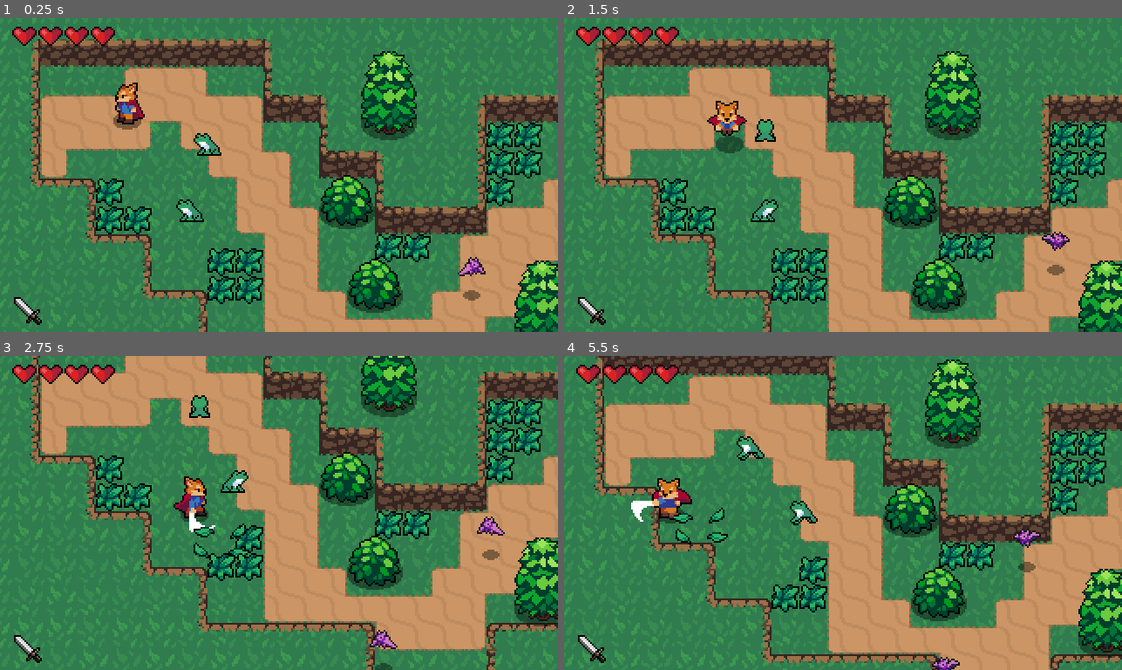
Above: before the commit, frames 1-4 (two rows, left to right).
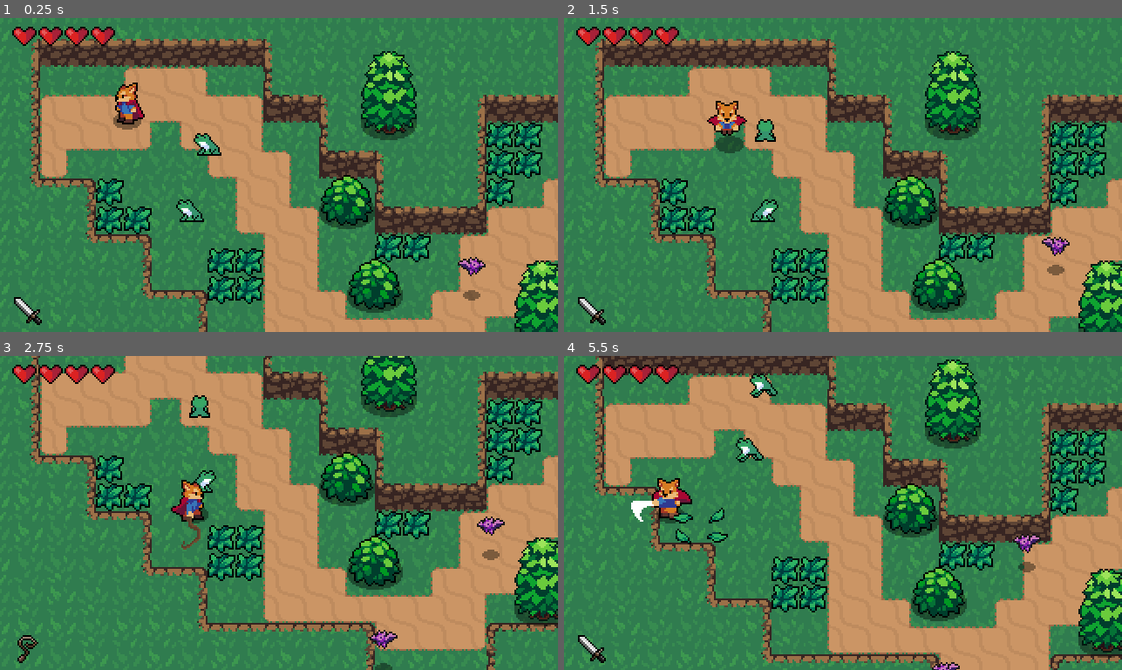
Above: after the commit, the same moments.

Repository: h3nse/Extended-Action-RPG
Game: Godot game, scene res://World.tscn
Two runs of this game, one before a commit and one after it. Both use one fixed random seed, a clock stepped at 60 frames per second and the inputs below.
Inputs:
- Up to frame 1 (0.25 s): no input
- Up to frame 2 (1.5 s): hold D (move_right) 0.53-1.28 s; tap Space (attack) at 0.6 s; tap Shift (roll) at 0.8, 1.35 s; hold S (move_down) from 1.28 s (still down)
- Up to frame 3 (2.75 s): tap Q (weapon_cycle) at 1.55, 2.1 s; release S (move_down) at 2.03 s; hold D (move_right) from 2.03 s (still down); tap Space (attack) at 2.3 s
- Up to frame 4 (5.5 s): release D (move_right) at 2.78 s; hold W (move_up) 2.78-3.53 s; tap Space (attack) at 2.85, 4.55, 5.1 s; tap Shift (roll) at 3.05, 3.6, 5.3 s; hold A (move_left) 3.53-5.03 s; tap Q (weapon_cycle) at 3.8, 4.35 s; hold S (move_down) from 5.03 s (still down)

The runs differ from the first frame. In frame 1, 0.1% of the frame differs, in the area x 82-88%, y 76-83%; in frame 2, 0.2%; in frame 3, 2.1%, in the area x 2-91%, y 36-98%; in frame 4, 1.4%.

Commit message:
Fix weapon switching exploit

Diff:
--- a/src/Enemies/Bat.tscn
+++ b/src/Enemies/Bat.tscn
@@ -117,7 +117,6 @@
 position = Vector2( 0, -12 )
 frames = SubResource( 6 )
 animation = "Fly"
-frame = 3
 playing = true
 
 [node name="ShadowSprite" type="Sprite" parent="."]
--- a/src/Player/Player.gd
+++ b/src/Player/Player.gd
@@ -23,6 +23,7 @@
 var velocity = Vector2.ZERO
 var roll_vector = Vector2.DOWN
 var stats = PlayerStats
+var is_doing_action = false
 
 #Load variables for nodes when ready
 onready var animationPlayer = $AnimationPlayer
@@ -54,16 +55,6 @@
 			roll_state(delta)
 		ATTACK:
 			attack_state(delta)
-
-	#Weapon cycling
-	if(Input.is_action_just_pressed("weapon_cycle")):
-		if weapon_slot == weapon_array.size() -1:
-			weapon_slot = 0
-		else:
-			weapon_slot += 1
-		weapon = weapon_array[weapon_slot]
-		emit_signal("cycled_weapon", weapon)
-
 
 func move_state(delta):
 	#Create input vector for direction
@@ -99,12 +90,18 @@
 	move()
 
 	#If pressing roll button, switch state to ROLL
-	if Input.is_action_just_pressed("roll"):
+	if Input.is_action_just_pressed("roll") and not is_doing_action:
+		is_doing_action = true
 		state = ROLL
 
 	#If pressing attack button, switch state to ATTACK
-	if Input.is_action_just_pressed("attack"):
+	if Input.is_action_just_pressed("attack") and  not is_doing_action:
+		is_doing_action = true
 		state = ATTACK
+
+	#Weapon cycling
+	if Input.is_action_just_pressed("weapon_cycle") and not is_doing_action:
+		cycle_weapon()
 
 func roll_state(delta):
 	velocity = roll_vector * max_speed * roll_speed
@@ -132,15 +129,25 @@
 func roll_animation_finished():
 	velocity = velocity * 0.2
 	state = MOVE
+	is_doing_action = false
 
 func attack_animation_finished():
 	#Switch to MOVE state after finishing attack animation, is called directly from AnimationPlayer
 	state = MOVE
+	is_doing_action = false
 
 func weapon_picked_up(value):
 	weapon_array.append(value)
 	weapon = value
 	weapon_slot = weapon_array.size() - 1
+	emit_signal("cycled_weapon", weapon)
+
+func cycle_weapon():
+	if weapon_slot == weapon_array.size() -1:
+		weapon_slot = 0
+	else:
+		weapon_slot += 1
+	weapon = weapon_array[weapon_slot]
 	emit_signal("cycled_weapon", weapon)
 
 func _on_Hurtbox_area_entered(area):
--- a/src/Player/Player.tscn
+++ b/src/Player/Player.tscn
@@ -1406,7 +1406,7 @@
 material = SubResource( 51 )
 texture = ExtResource( 2 )
 hframes = 92
-frame = 18
+frame = 60
 
 [node name="CollisionShape2D" type="CollisionShape2D" parent="."]
 rotation = 1.5708
@@ -1453,7 +1453,6 @@
 
 [node name="HitboxPivot" type="Position2D" parent="."]
 position = Vector2( 0, -4 )
-rotation = 1.5708
 __meta__ = {
 "_gizmo_extents_": 8.0
 }
